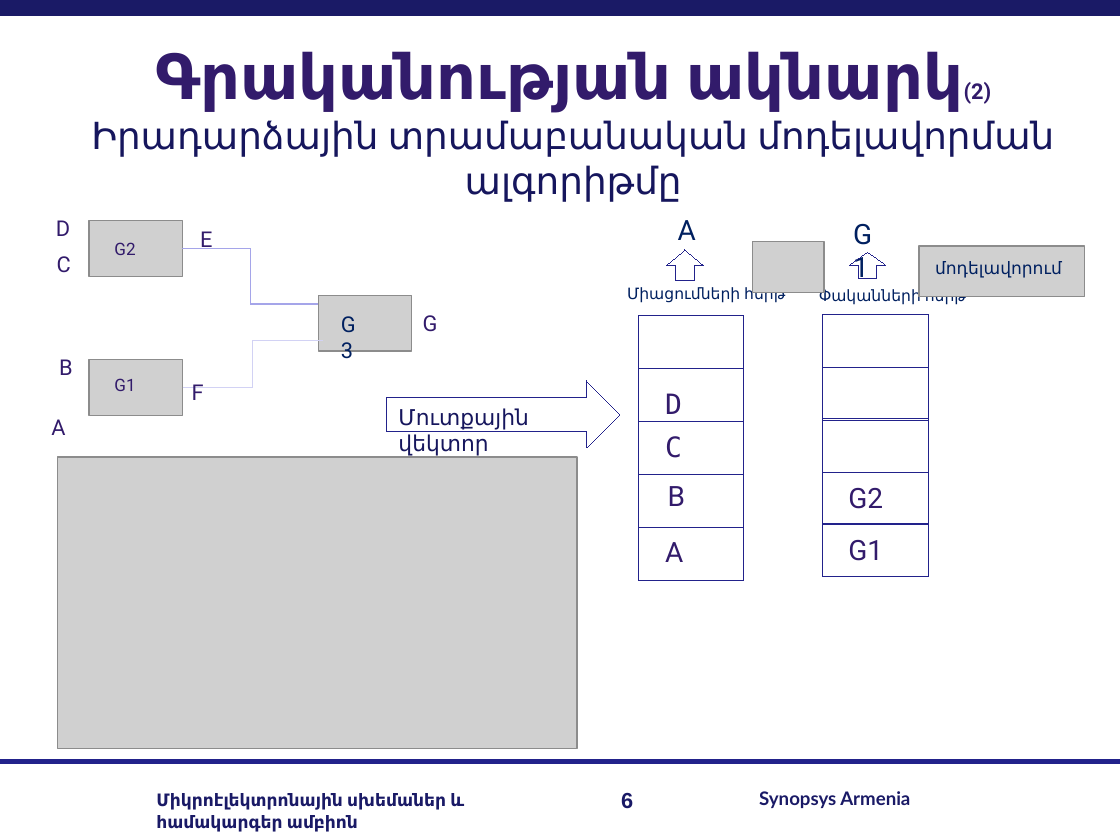
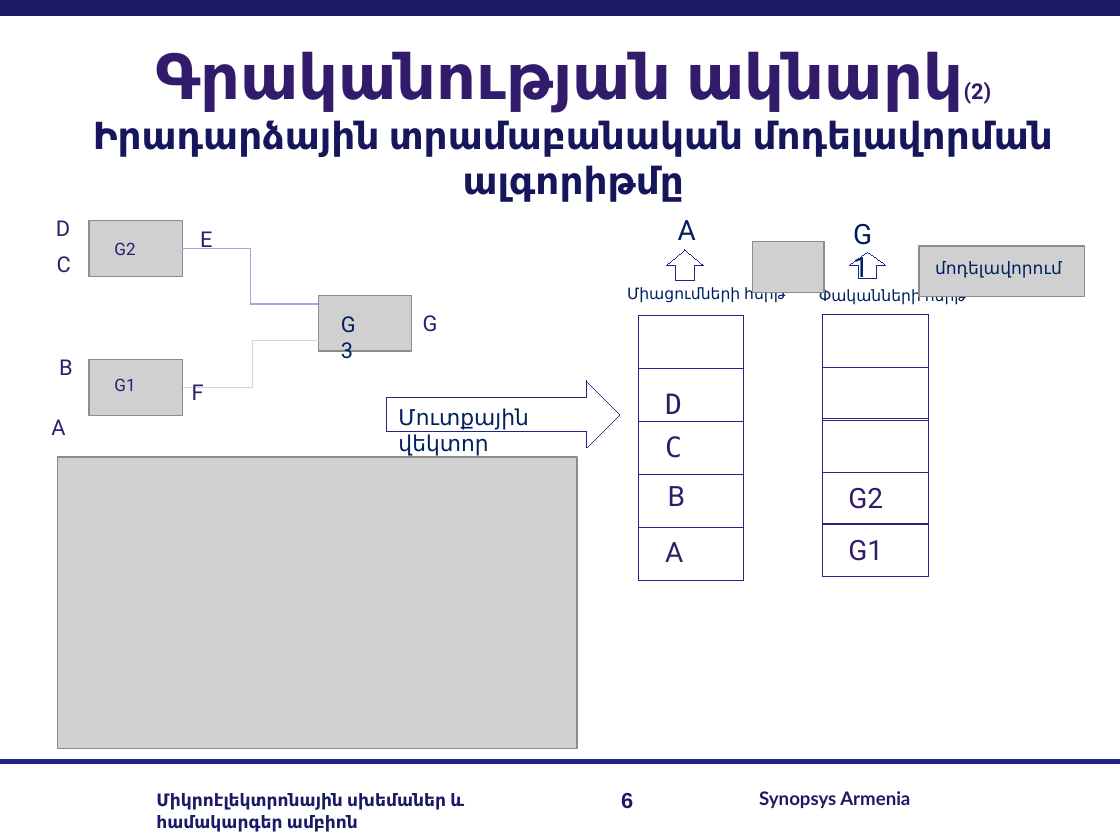
Before and after one commit to RazKarapetyan/Master_thesis, a slide deck: slide 6 of My real work/my_master_slides.pptx. Drawn at 1120x840 pixels with LibreOffice and Linux fonts; fonts in the diff are those of the drawing; grey boxes stand for pictures; background and template pictures are left out. Boxes give left, top, right and bottom in pixels: in the first picture for what was removed or moved away, otherwise in the second. Text is boxed around its words. In the diff, an @@ line names an element or a change of style, - is before the commit and + after.

```diff
--- a/My real work/my_master_slides.pptx
+++ b/My real work/my_master_slides.pptx
@@ text "Գրականության ակնարկ(2) Իրադարձային տրամաբանական մոդելավորման ..." at box(93, 51, 1053, 202): bold on in "Իրադարձային տրամաբանական մոդելավորման ալգորիթմը" @@
@@ text "Մուտքային վեկտոր" at box(398, 408, 529, 456): text colour #16165D to #002060 @@
```
Also in this commit, not shown: 8 other slides changed, 1 slide added.
